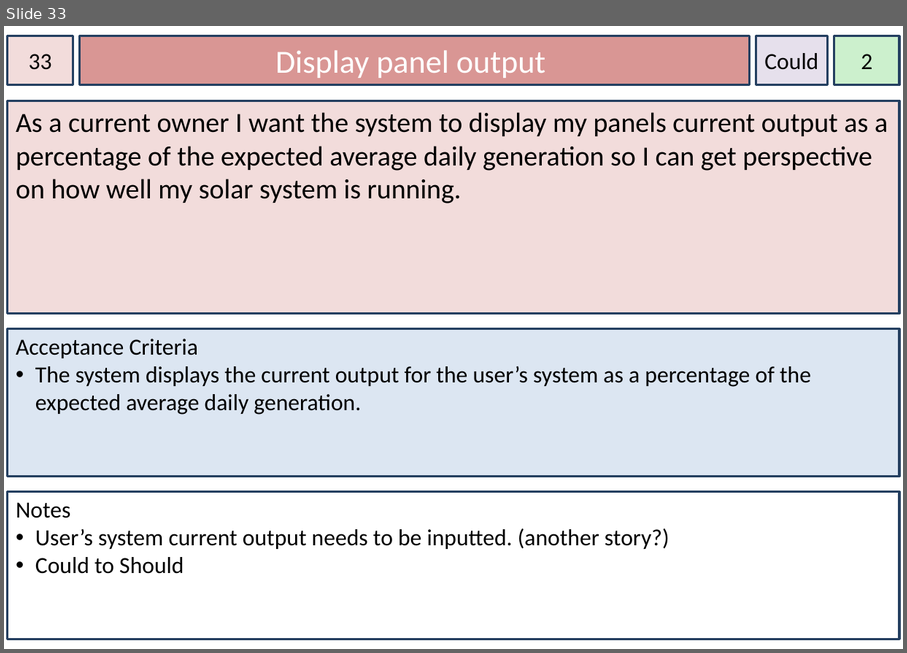
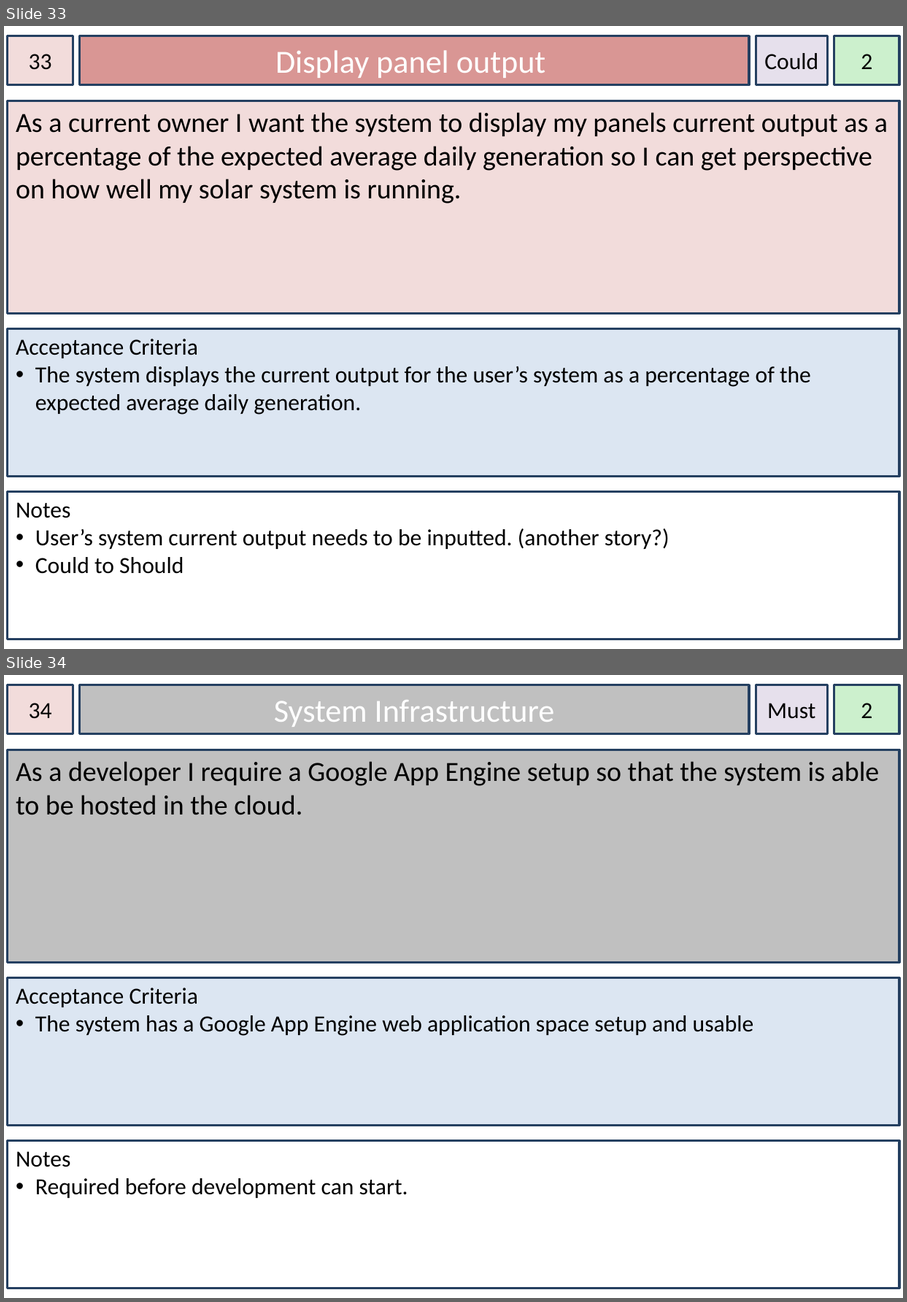
Before and after one commit to dkartaschew/anonymous-solarenergy, a slide deck: Documentation/User Stories.pptx. Shown one above the other, each under a label of ours: slide 33 before the commit, slides 33 and 34 after it. The pictures are 907x653 and 907x1302 pixels, drawn with LibreOffice and Linux fonts; fonts in the diff are those of the drawing. Boxes give left, top, right and bottom in pixels: in the first picture for what was removed or moved away, otherwise in the second. Text is boxed around its words. In the diff, an @@ line names an element or a change of style, - is before the commit and + after.

```diff
--- a/Documentation/User Stories.pptx
+++ b/Documentation/User Stories.pptx
@@ slide 34 added at (4, 675, 903, 1298), background #FFFFFF @@
@@ rectangle added at (8, 685, 73, 734), fill #F2DCDB, outline #254061 2.01 pt, 20 pt, text #000000 @@
+34
@@ rectangle added at (80, 685, 750, 734), fill #C0C0C0, outline #254061 2.01 pt, 28 pt, text #FFFFFF @@
+System Infrastructure
@@ rectangle added at (757, 685, 829, 734), fill #E6E0EC, outline #254061 2.01 pt, 20 pt, text #000000 @@
+Must
@@ rectangle added at (835, 685, 900, 734), fill #CCF0CD, outline #254061 2.01 pt, 20 pt, text #000000 @@
+2
@@ rectangle added at (8, 749, 900, 963), fill #C0C0C0, outline #254061 2.01 pt, 24 pt, text #000000 @@
+As a developer I require a Google App Engine setup so that the system is able to be hosted in the cloud.
@@ rectangle added at (8, 978, 900, 1125), fill #DCE6F2, outline #254061 2.01 pt, 20 pt, text #000000 @@
+Acceptance Criteria
+• The system has a Google App Engine web application space setup and usable
@@ rectangle added at (8, 1141, 900, 1288), fill #FFFFFF, outline #254061 2.01 pt, 20 pt, text #000000 @@
+Notes
+• Required before development can start.
```
Also in this commit, not shown: 1 slide changed, 2 other slides added, 2 other files.
